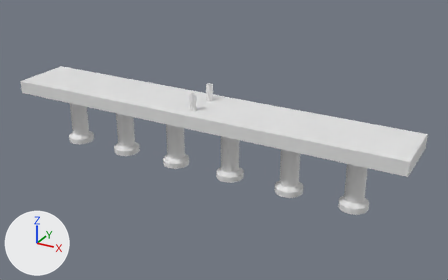
Before and after pictures for a commit that changed the Blender file CAD/6-well.blend.
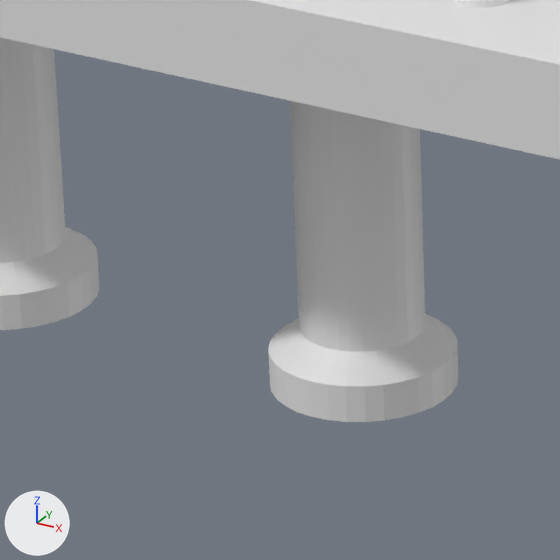
Each version is shown whole from a 50 mm camera at (89.1, -148.3, 85.0) aimed at (6.4, 2.2, 9.8), then close up on the part from 28% to 45% of the width and 39% to 67% of the height. Every picture has the same lights, and +X, +Y and +Z are marked at lower left.

In view in the first close-up: 'network'.
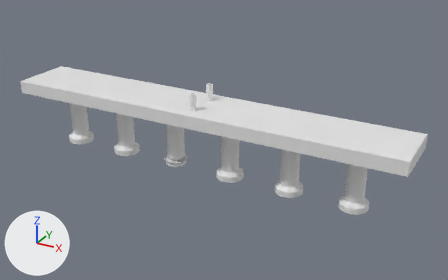
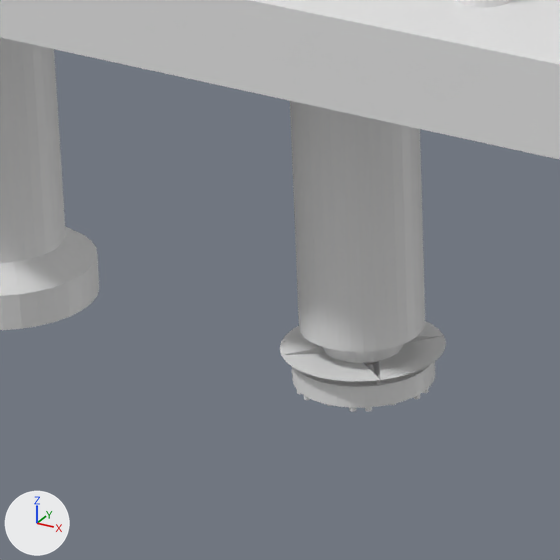
Changed parts and their boxes (x1, y1, x2, y2) in the close-ups (560 x 560 px):
'network', reshaped: before (0, 0, 560, 422); after (0, 0, 560, 412)
part 1 of me_circle_002, deleted: before (268, 314, 458, 422)

The edits, one by one:
me_circle_002 is used by ob_network; location (0.0, 0.0, 0.0).
me_circle_002 had 18511 vertices, 20737 faces, 320 loose edges and spanned x -63.5..63.5, y -9.6..9.6, z -0.7..25.7.
me_circle_002 now has 18287 vertices, 20481 faces, 320 loose edges and spans x -63.5..63.5, y -9.6..9.6, z -0.7..25.7.
Part 1, on me_circle_002:
224 vertices are removed from x -13.8..-5.5, y -4.1..4.1, z -0.7..1.0.
256 faces are deleted.
